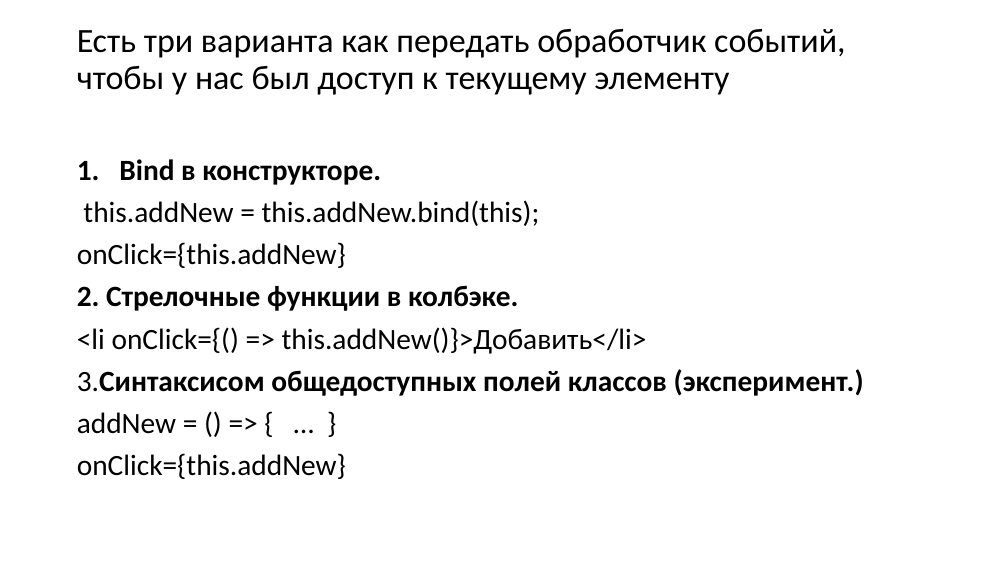
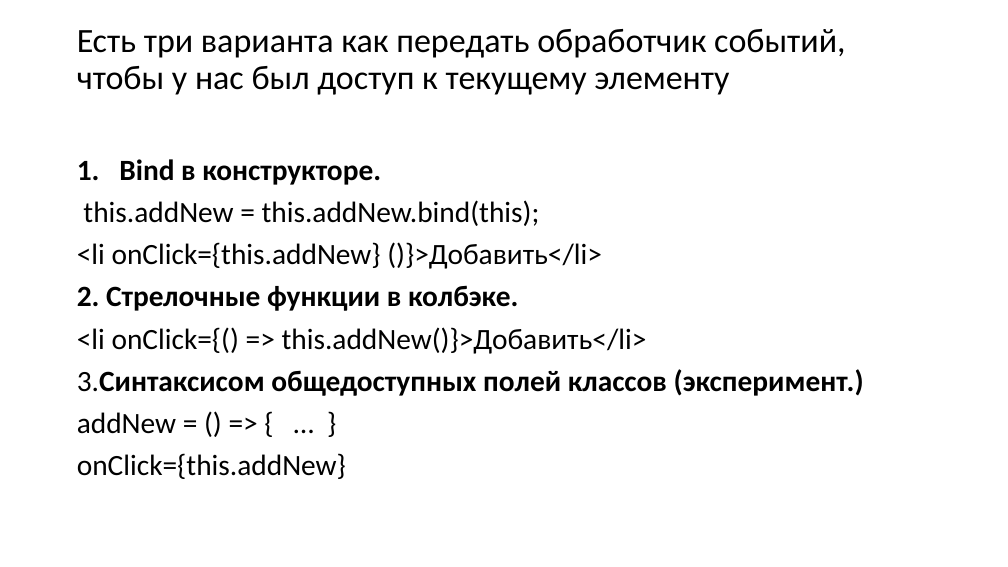
Before and after one commit to spiderpoul/react-redux-hooks, a slide deck: slide 8 of React.pptx (slide 10 before the commit). Drawn at 1008x567 pixels with LibreOffice and Linux fonts; fonts in the diff are those of the drawing. Boxes give left, top, right and bottom in pixels: in the first picture for what was removed or moved away, otherwise in the second. Text is boxed around its words. In the diff, an @@ line names an element or a change of style, - is before the commit and + after.

```diff
--- a/React.pptx
+++ b/React.pptx
@@ text at (x1=77, y1=242, x2=602, y2=269): text changed @@
-onClick={this.addNew}
+<li onClick={this.addNew} ()}>Добавить</li>
```
Also in this commit, not shown: 7 other slides changed, 3 slides added, 2 slides removed, 3 other files.
